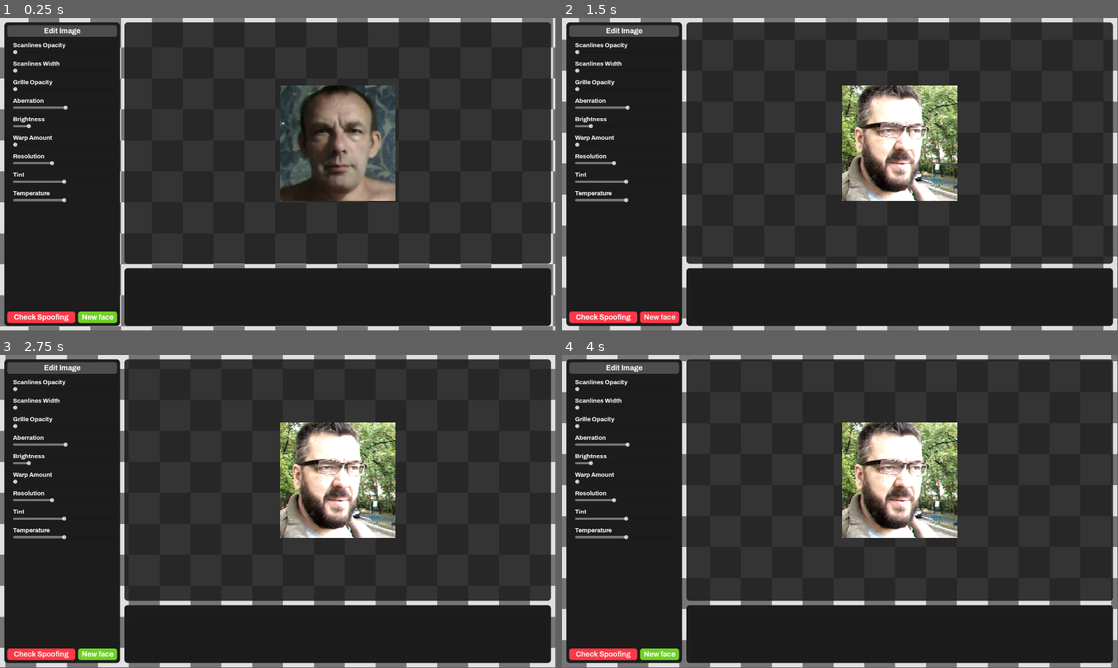
Above: before the commit, frames 1-4 (two rows, left to right).
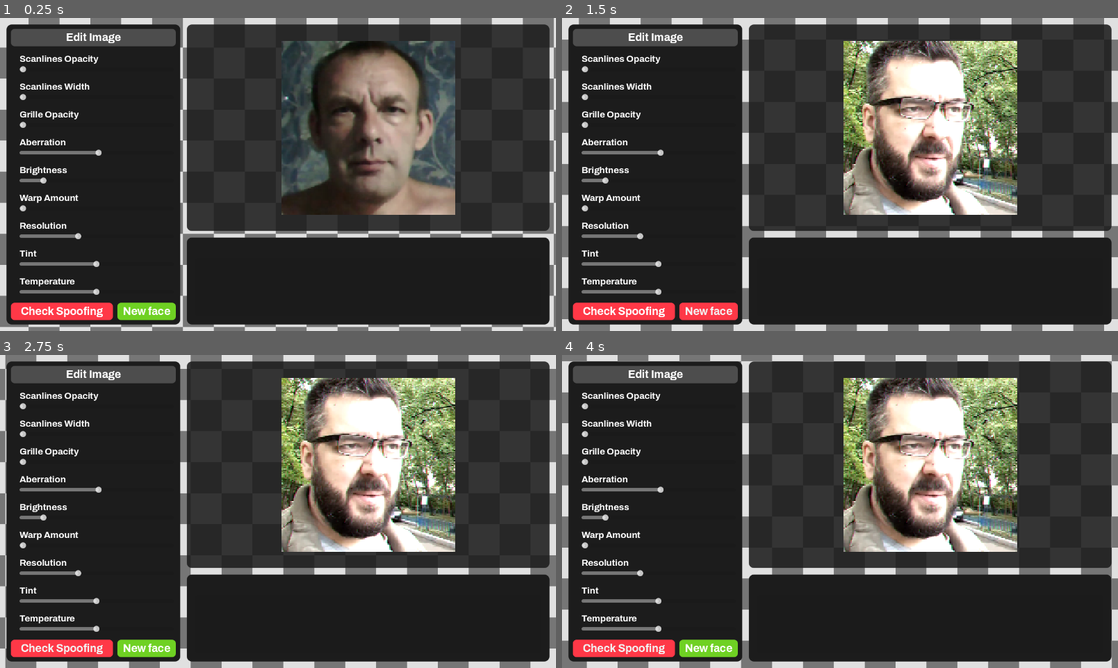
Above: after the commit, the same moments.

Repository: unaiLarra/SI_Proyecto_Final
Game: Godot game, scene res://Scenes/main.tscn
Same seed, same stepped clock (60 frames per second), same inputs: the game is played once before the commit and once after it. Before the commit the project has no main scene; this scene is started directly in both runs.
Inputs:
- Up to frame 1 (0.25 s): no input
- Up to frame 2 (1.5 s): click "New face" at 0.5 s; click "New face" at 1.25 s
- Up to frame 3 (2.75 s): click "Check Spoofing" at 2 s
- Up to frame 4 (4 s): click "Check Spoofing" at 2.75 s; click "Check Spoofing" at 3.5 s
In our replay, the window is 799x449 before the commit and 800x450 after it. These sizes can differ from the game's own. Grey fills any space a smaller window leaves; there, only what the larger window draws over its background counts as a difference.

The runs differ from the first frame. In frame 1, 28% of the frame differs, in the area x 0-100%, y 0-100%; in frame 2, 30%; in frame 3, 30%; in frame 4, 30%.

Commit message:
App working!

Diff:
--- a/anti-spoof-demo/Scenes/face_image_scene.tscn
+++ /dev/null
@@ -1,20 +0,0 @@
-[gd_scene load_steps=4 format=3 uid="uid://7iikiwuvk4jd"]
-
-[ext_resource type="Texture2D" uid="uid://dtgwhkvj46ics" path="res://Assets/Sample Images/real_217.png" id="1_hq1ug"]
-
-[sub_resource type="StandardMaterial3D" id="StandardMaterial3D_w6imw"]
-shading_mode = 0
-albedo_texture = ExtResource("1_hq1ug")
-
-[sub_resource type="QuadMesh" id="QuadMesh_a8jqt"]
-material = SubResource("StandardMaterial3D_w6imw")
-
-[node name="Node3D" type="Node3D"]
-
-[node name="MeshInstance3D" type="MeshInstance3D" parent="."]
-mesh = SubResource("QuadMesh_a8jqt")
-
-[node name="Camera3D" type="Camera3D" parent="."]
-transform = Transform3D(1, 0, 0, 0, 1, 0, 0, 0, 1, 0, 0, 2)
-projection = 1
-fov = 37.8493
--- a/anti-spoof-demo/Scripts/main.gd
+++ b/anti-spoof-demo/Scripts/main.gd
@@ -52,6 +52,8 @@
 	%HTTPRequest.request(url+"predict", headers, HTTPClient.METHOD_POST, body)
 
 func set_random_image() -> void:
+	result_label.text = ''
+	progress_bar.value = 0
 	var paths: Array[String] = []
 	var dir_path := "res://Assets/Sample Images/"
 	var dir = DirAccess.open(dir_path)
--- a/anti-spoof-demo/project.godot
+++ b/anti-spoof-demo/project.godot
@@ -11,13 +11,17 @@
 [application]
 
 config/name="Anti-Spoof-Demo"
+run/main_scene="uid://bqikrr2q8w177"
 config/features=PackedStringArray("4.4", "Forward Plus")
+run/max_fps=60
+run/low_processor_mode=true
 config/icon="res://icon.svg"
 
 [display]
 
-window/size/viewport_width=1920
-window/size/viewport_height=1080
+window/size/viewport_width=1280
+window/size/viewport_height=720
+window/size/resizable=false
 
 [dotnet]
 
Not shown, added: ServerScripts/api.py
